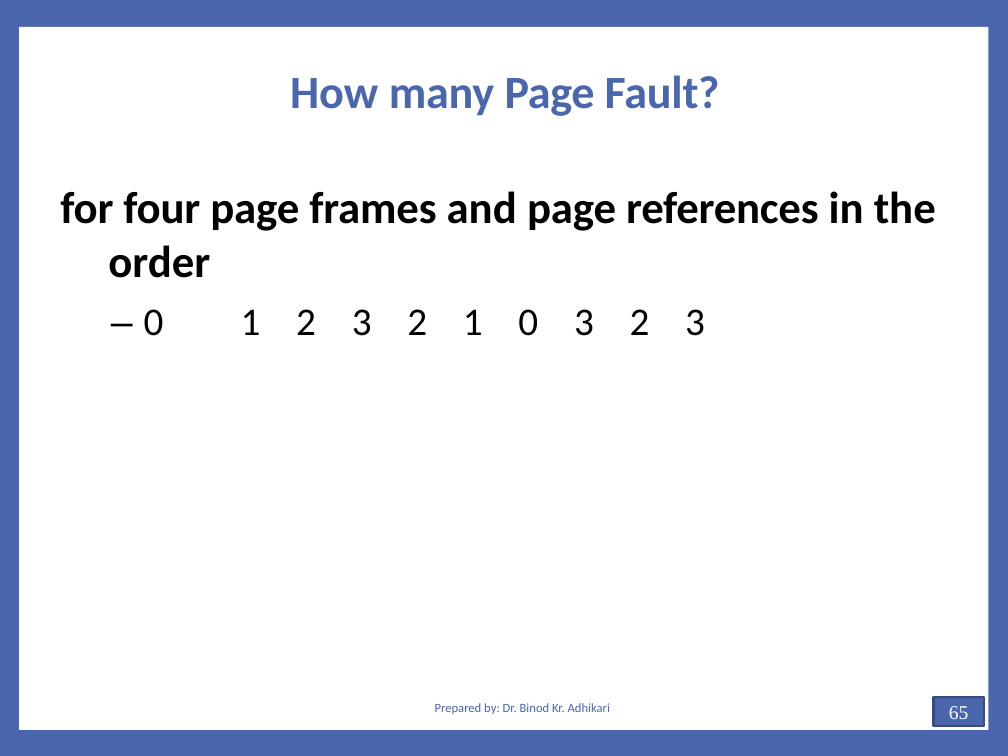
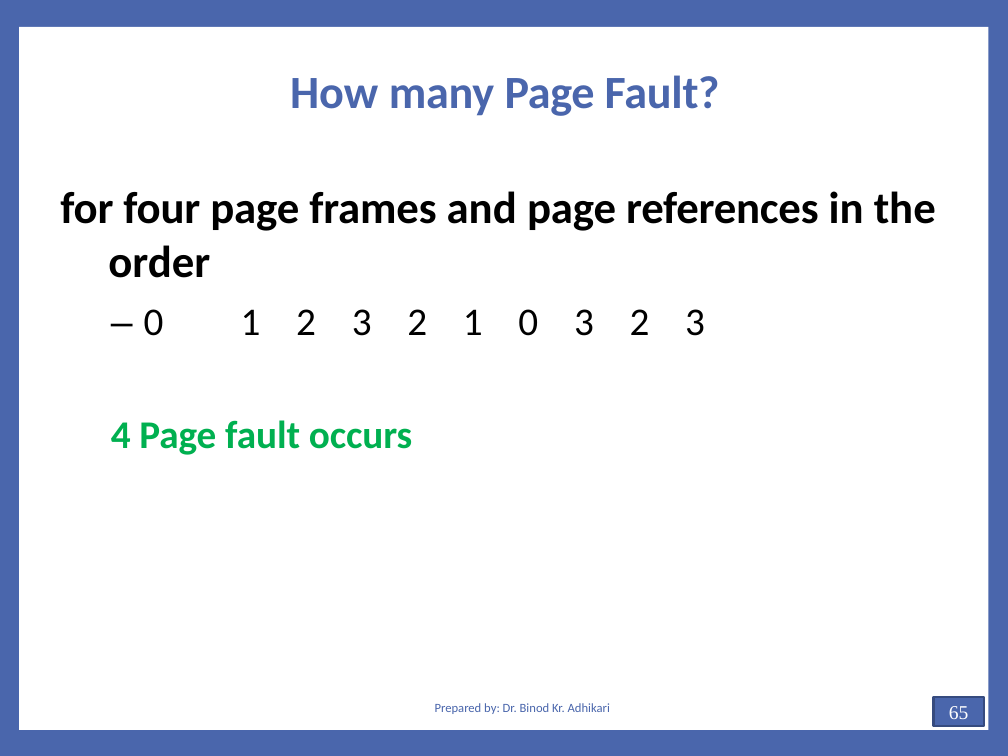
Before and after one commit to Yujan3333/Master-in-Computer-Science-and-Information-Technology, a slide deck: slide 65 of Main/Study/First Sem/All Notes and Resources Combined/AOS Notes/Unit 2.1-Chapter 4(Memory Management).pptx. Drawn at 1008x756 pixels with LibreOffice and Linux fonts; fonts in the diff are those of the drawing. Boxes give left, top, right and bottom in pixels: in the first picture for what was removed or moved away, otherwise in the second. Text is boxed around its words. In the diff, an @@ line names an element or a change of style, - is before the commit and + after.

```diff
--- a/Main/Study/First Sem/All Notes and Resources Combined/AOS Notes/Unit 2.1-Chapter 4(Memory Management).pptx
+++ b/Main/Study/First Sem/All Notes and Resources Combined/AOS Notes/Unit 2.1-Chapter 4(Memory Management).pptx
@@ text at bbox=[111, 420, 413, 455]: paragraph added @@
+4 Page fault occurs
```
Also in this commit, not shown: 9 other slides changed, 40 other files.
